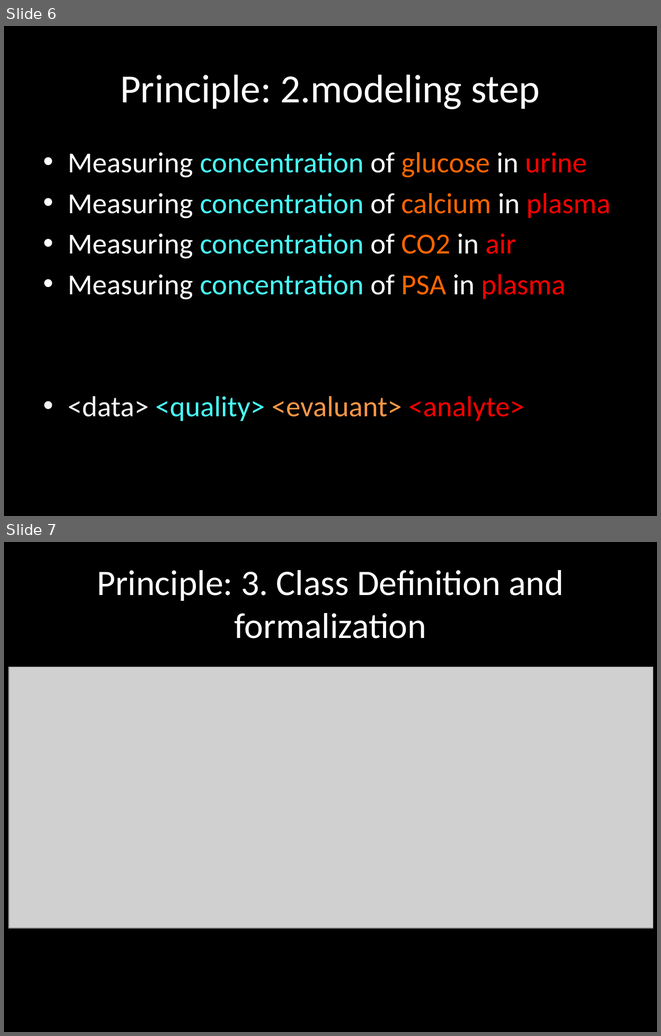
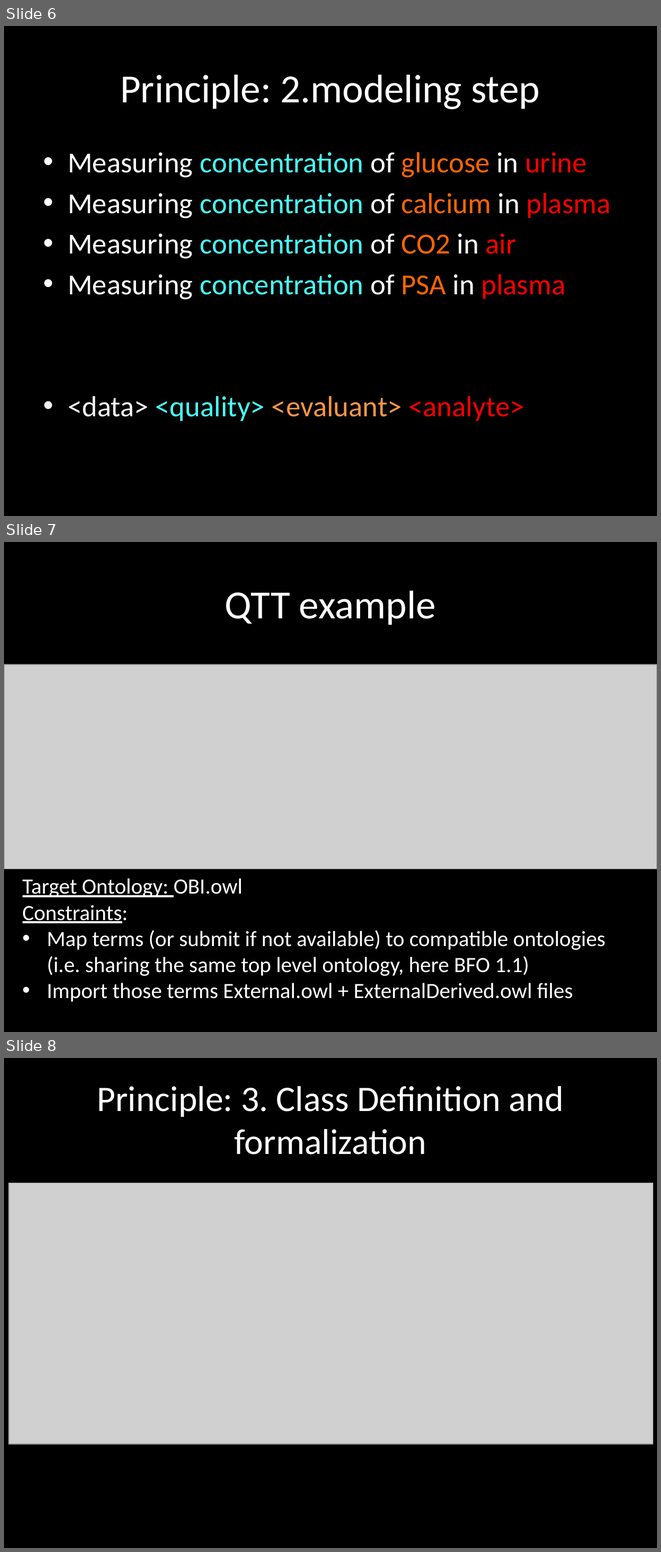
Before and after one commit to obi-ontology/obi-legacy-svn, a slide deck: trunk/docs/presentations/OBI tutorial July 2011 ICBO/OBI-QTT&designpatterns.pptx. Shown one above the other, each under a label of ours: slides 6 and 7 before the commit, slides 6, 7 and 8 after it. The pictures are 661x1036 and 661x1552 pixels, drawn with LibreOffice and Linux fonts; fonts in the diff are those of the drawing; grey boxes stand for pictures. Boxes give left, top, right and bottom in pixels: in the first picture for what was removed or moved away, otherwise in the second. Text is boxed around its words. In the diff, an @@ line names an element or a change of style, - is before the commit and + after.

```diff
--- a/trunk/docs/presentations/OBI tutorial July 2011 ICBO/OBI-QTT&designpatterns.pptx
+++ b/trunk/docs/presentations/OBI tutorial July 2011 ICBO/OBI-QTT&designpatterns.pptx
@@ slide 7 added at (4,542,657,1032), background #000000 @@
@@ title added at (225,590,436,625), 44 pt, text #FFFFFF @@
+QTT example
@@ picture added at (4,665,657,869) @@
@@ text added at (23,878,606,1002), 24 pt, text #FFFFFF @@
+Target Ontology: OBI.owl
+Constraints:
+• Map terms (or submit if not available) to compatible ontologies (i.e. sharing the same top level ontology, here BFO 1.1)
+• Import those terms External.owl + ExternalDerived.owl files
@@ what was slide 7 is now slide 8 @@
```
Also in this commit, not shown: 1 slide changed, 1 other file.
